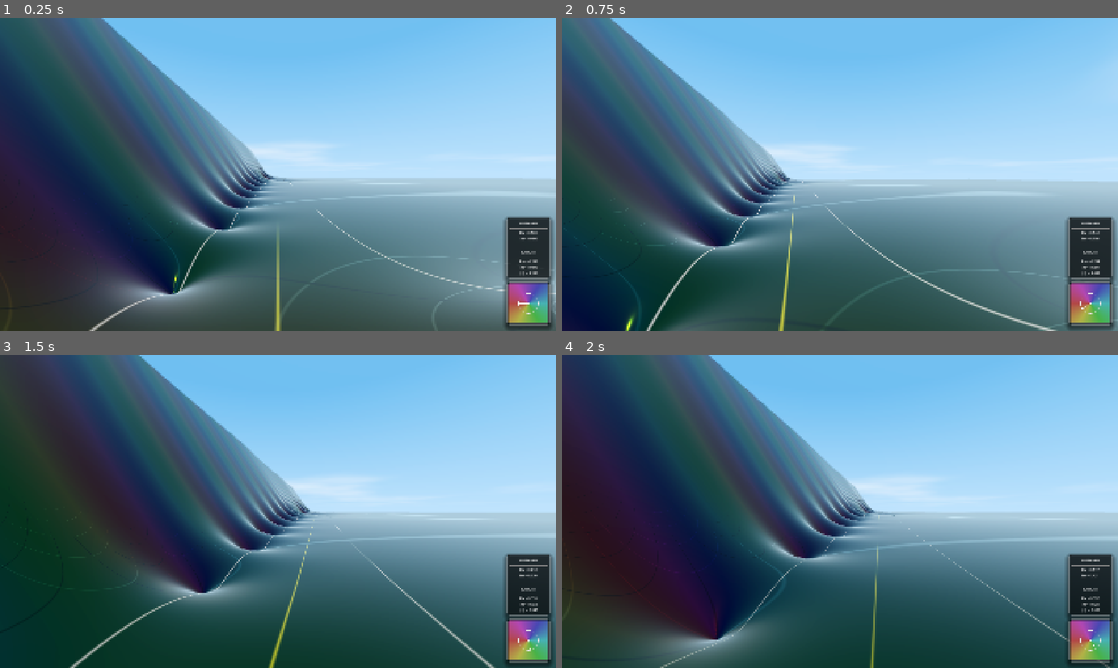
Above: before the commit, frames 1-4 (two rows, left to right).
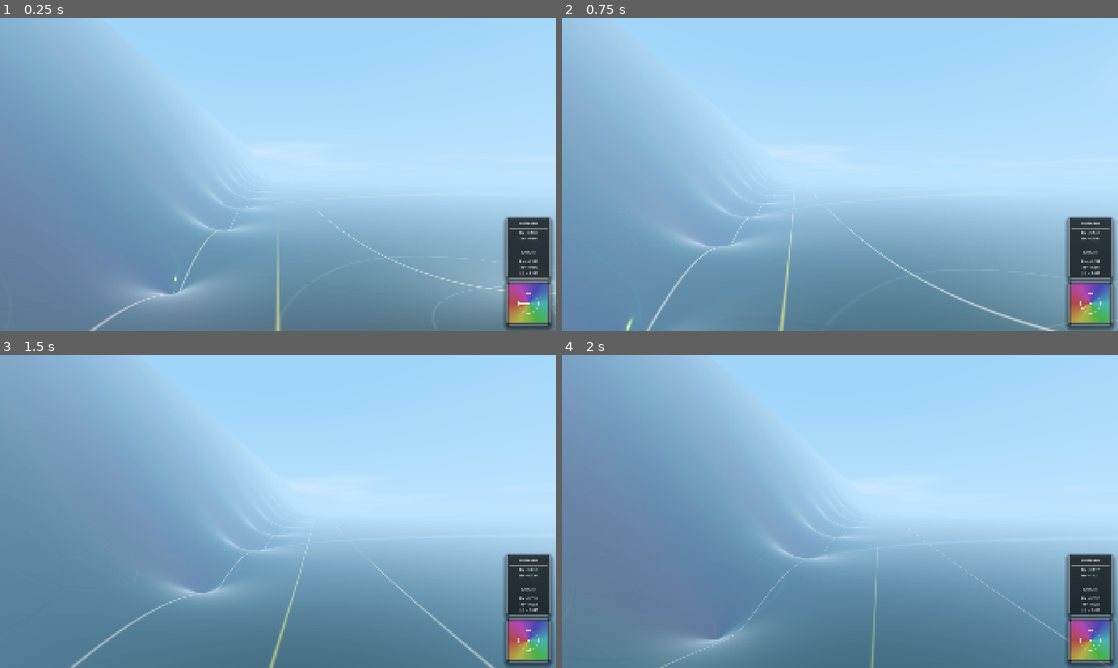
Above: after the commit, the same moments.

Repository: allanino/complex-functions-explorer
Game: Godot game, scene res://scenes/main.tscn
Same seed, same stepped clock (60 frames per second), same inputs: the game is played once before the commit and once after it.
Inputs (mouse positions are in pixels of both pictures, inside the frame that each line leads up to):
- Up to frame 1 (0.25 s): no input
- Up to frame 2 (0.75 s): tap Enter at 0.5 s; move the mouse to (867, 174) at 0.52 s; hold W (move_forward) from 0.53 s (still down); tap G at 0.6 s
- Up to frame 3 (1.5 s): keep holding W (move_forward); tap Space at 0.77 s; tap N at 0.8, 1.35 s; move the mouse to (250, 511) at 1.27 s
- Up to frame 4 (2 s): keep holding W (move_forward); tap Space at 1.52 s; tap G at 1.55 s

The runs differ from the first frame. In frame 1, 81% of the frame differs, in the area x 0-100%, y 0-100%; in frame 2, 79%; in frame 3, 83%; in frame 4, 83%.

Commit message:
Add volumetric fog with HUD controls
- Implemented Godot volumetric and standard fog in WorldManager.
- Added dynamic fog color lerping based on time of day (Day, Golden Hour, Night).
- Added "Fog Enabled", "Fog Density", and "Fog Distance" controls to the HUD ENVIRONMENT tab.
- Integrated fog parameters into Config with persistence to settings.cfg.
- Added tooltips for new fog controls.

Co-authored-by: allanino <5325241+allanino@users.noreply.github.com>

Diff:
--- a/scenes/hud.tscn
+++ b/scenes/hud.tscn
@@ -916,6 +916,71 @@
 text = "100%"
 horizontal_alignment = 2
 
+[node name="FogEnabledCheckbox" type="CheckBox" parent="Control/MenuOverlay/CenterContainer/MainPanel/MarginContainer/ContentVBox/TabContainer/ENVIRONMENT/Margin/VBox"]
+layout_mode = 2
+focus_mode = 0
+theme_override_colors/font_color = Color(0.8, 0.8, 0.8, 1)
+theme_override_constants/h_separation = 15
+theme_override_font_sizes/font_size = 18
+theme_override_styles/normal = SubResource("StyleBoxFlat_checkbox")
+theme_override_styles/hover = SubResource("StyleBoxFlat_checkbox_hover")
+theme_override_styles/pressed = SubResource("StyleBoxFlat_checkbox")
+theme_override_styles/hover_pressed = SubResource("StyleBoxFlat_checkbox_hover")
+theme_override_styles/focus = SubResource("StyleBoxFlat_checkbox")
+text = "Fog Enabled"
+
+[node name="FogDensityContainer" type="HBoxContainer" parent="Control/MenuOverlay/CenterContainer/MainPanel/MarginContainer/ContentVBox/TabContainer/ENVIRONMENT/Margin/VBox"]
+layout_mode = 2
+
+[node name="Label" type="Label" parent="Control/MenuOverlay/CenterContainer/MainPanel/MarginContainer/ContentVBox/TabContainer/ENVIRONMENT/Margin/VBox/FogDensityContainer"]
+custom_minimum_size = Vector2(160, 0)
+layout_mode = 2
+theme_override_colors/font_color = Color(0.8, 0.8, 0.8, 1)
+theme_override_font_sizes/font_size = 18
+text = "Fog Density"
+
+[node name="FogDensitySlider" type="HSlider" parent="Control/MenuOverlay/CenterContainer/MainPanel/MarginContainer/ContentVBox/TabContainer/ENVIRONMENT/Margin/VBox/FogDensityContainer"]
+custom_minimum_size = Vector2(100, 20)
+layout_mode = 2
+size_flags_horizontal = 3
+size_flags_vertical = 4
+max_value = 100.0
+value = 2.0
+
+[node name="FogDensityValue" type="Label" parent="Control/MenuOverlay/CenterContainer/MainPanel/MarginContainer/ContentVBox/TabContainer/ENVIRONMENT/Margin/VBox/FogDensityContainer"]
+custom_minimum_size = Vector2(50, 0)
+layout_mode = 2
+theme_override_colors/font_color = Color(0.8, 0.8, 0.8, 1)
+theme_override_font_sizes/font_size = 18
+text = "0.02"
+horizontal_alignment = 2
+
+[node name="FogDistanceContainer" type="HBoxContainer" parent="Control/MenuOverlay/CenterContainer/MainPanel/MarginContainer/ContentVBox/TabContainer/ENVIRONMENT/Margin/VBox"]
+layout_mode = 2
+
+[node name="Label" type="Label" parent="Control/MenuOverlay/CenterContainer/MainPanel/MarginContainer/ContentVBox/TabContainer/ENVIRONMENT/Margin/VBox/FogDistanceContainer"]
+custom_minimum_size = Vector2(160, 0)
+layout_mode = 2
+theme_override_colors/font_color = Color(0.8, 0.8, 0.8, 1)
+theme_override_font_sizes/font_size = 18
+text = "Fog Distance"
+
+[node name="FogDistanceSlider" type="HSlider" parent="Control/MenuOverlay/CenterContainer/MainPanel/MarginContainer/ContentVBox/TabContainer/ENVIRONMENT/Margin/VBox/FogDistanceContainer"]
+custom_minimum_size = Vector2(100, 20)
+layout_mode = 2
+size_flags_horizontal = 3
+size_flags_vertical = 4
+max_value = 500.0
+value = 10.0
+
+[node name="FogDistanceValue" type="Label" parent="Control/MenuOverlay/CenterContainer/MainPanel/MarginContainer/ContentVBox/TabContainer/ENVIRONMENT/Margin/VBox/FogDistanceContainer"]
+custom_minimum_size = Vector2(50, 0)
+layout_mode = 2
+theme_override_colors/font_color = Color(0.8, 0.8, 0.8, 1)
+theme_override_font_sizes/font_size = 18
+text = "10"
+horizontal_alignment = 2
+
 [node name="TERRAIN" type="ScrollContainer" parent="Control/MenuOverlay/CenterContainer/MainPanel/MarginContainer/ContentVBox/TabContainer"]
 layout_mode = 2
 horizontal_scroll_mode = 0
--- a/scripts/config_manager.gd
+++ b/scripts/config_manager.gd
@@ -42,6 +42,9 @@
 var terrain_roughness: float = 0.1
 var morph_type: int = 0
 var morph_value: float = 1.0
+var fog_enabled: bool = true
+var fog_density: float = 0.02
+var fog_distance: float = 10.0
 
 # Player parameters
 var movement_speed: float = 10.0
@@ -111,6 +114,9 @@
 	config.set_value("rendering", "terrain_roughness", terrain_roughness)
 	config.set_value("rendering", "morph_type", morph_type)
 	config.set_value("rendering", "morph_value", morph_value)
+	config.set_value("rendering", "fog_enabled", fog_enabled)
+	config.set_value("rendering", "fog_density", fog_density)
+	config.set_value("rendering", "fog_distance", fog_distance)
 
 	config.set_value("player", "movement_speed", movement_speed)
 	config.set_value("player", "speed_near_zeros", speed_near_zeros)
@@ -175,6 +181,9 @@
 	terrain_roughness = config.get_value("rendering", "terrain_roughness", terrain_roughness)
 	morph_type = config.get_value("rendering", "morph_type", morph_type)
 	morph_value = config.get_value("rendering", "morph_value", morph_value)
+	fog_enabled = config.get_value("rendering", "fog_enabled", fog_enabled)
+	fog_density = config.get_value("rendering", "fog_density", fog_density)
+	fog_distance = config.get_value("rendering", "fog_distance", fog_distance)
 
 	movement_speed = config.get_value("player", "movement_speed", movement_speed)
 	speed_near_zeros = config.get_value("player", "speed_near_zeros", speed_near_zeros)
--- a/scripts/hud.gd
+++ b/scripts/hud.gd
@@ -76,6 +76,11 @@
 @onready var sky_luminosity_value = $Control/MenuOverlay/CenterContainer/MainPanel/MarginContainer/ContentVBox/TabContainer/ENVIRONMENT/Margin/VBox/SkyLuminosityContainer/SkyLuminosityValue
 @onready var sun_luminosity_slider = $Control/MenuOverlay/CenterContainer/MainPanel/MarginContainer/ContentVBox/TabContainer/ENVIRONMENT/Margin/VBox/SunLuminosityContainer/SunLuminositySlider
 @onready var sun_luminosity_value = $Control/MenuOverlay/CenterContainer/MainPanel/MarginContainer/ContentVBox/TabContainer/ENVIRONMENT/Margin/VBox/SunLuminosityContainer/SunLuminosityValue
+@onready var fog_enabled_checkbox = $Control/MenuOverlay/CenterContainer/MainPanel/MarginContainer/ContentVBox/TabContainer/ENVIRONMENT/Margin/VBox/FogEnabledCheckbox
+@onready var fog_density_slider = $Control/MenuOverlay/CenterContainer/MainPanel/MarginContainer/ContentVBox/TabContainer/ENVIRONMENT/Margin/VBox/FogDensityContainer/FogDensitySlider
+@onready var fog_density_value = $Control/MenuOverlay/CenterContainer/MainPanel/MarginContainer/ContentVBox/TabContainer/ENVIRONMENT/Margin/VBox/FogDensityContainer/FogDensityValue
+@onready var fog_distance_slider = $Control/MenuOverlay/CenterContainer/MainPanel/MarginContainer/ContentVBox/TabContainer/ENVIRONMENT/Margin/VBox/FogDistanceContainer/FogDistanceSlider
+@onready var fog_distance_value = $Control/MenuOverlay/CenterContainer/MainPanel/MarginContainer/ContentVBox/TabContainer/ENVIRONMENT/Margin/VBox/FogDistanceContainer/FogDistanceValue
 @onready var shadows_checkbox = $Control/MenuOverlay/CenterContainer/MainPanel/MarginContainer/ContentVBox/TabContainer/GRAPHICS/Margin/VBox/ShadowsCheckbox
 
 @onready var hud_complex_checkbox = $Control/MenuOverlay/CenterContainer/MainPanel/MarginContainer/ContentVBox/TabContainer/HUD/Margin/VBox/HudComplexCheckbox
@@ -154,6 +159,9 @@
 	"Sunrise Direction": "Adjust the angle from which the sun rises (180° is towards +σ).",
 	"Sky Luminosity": "Adjust the overall brightness of the sky and clouds.",
 	"Sun Luminosity": "Adjust the intensity of the sun and moon light.",
+	"Fog Enabled": "Enable or disable global volumetric fog effects.",
+	"Fog Density": "Adjust the thickness of the fog and aerial perspective.",
+	"Fog Distance": "Set the distance from the camera where fog begins to appear.",
 	"Shadows": "Enable real-time directional shadows for terrain features.",
 	"Complex plane": "Show the domain coloring map of the current position on the HUD.",
 	"Navigation": "Show coordinate and magnitude information on the HUD.",
@@ -194,6 +202,9 @@
 var _initial_environment_type: int
 var _initial_day_duration: float
 var _initial_static_time: float
+var _initial_fog_enabled: bool
+var _initial_fog_density: float
+var _initial_fog_distance: float
 
 func _ready():
 	hud_columns.offset_top = -1000
@@ -218,6 +229,9 @@
 	sunrise_slider.value_changed.connect(_on_sunrise_value_changed)
 	sky_luminosity_slider.value_changed.connect(_on_sky_luminosity_value_changed)
 	sun_luminosity_slider.value_changed.connect(_on_sun_luminosity_value_changed)
+	fog_enabled_checkbox.toggled.connect(_on_fog_enabled_toggled)
+	fog_density_slider.value_changed.connect(_on_fog_density_value_changed)
+	fog_distance_slider.value_changed.connect(_on_fog_distance_value_changed)
 	hud_scale_slider.value_changed.connect(_on_hud_scale_value_changed)
 	iter_slider.value_changed.connect(_on_iterations_value_changed)
 
@@ -384,6 +398,9 @@
 		_initial_environment_type = Config.environment_type
 		_initial_day_duration = Config.day_duration
 		_initial_static_time = Config.static_time
+		_initial_fog_enabled = Config.fog_enabled
+		_initial_fog_density = Config.fog_density
+		_initial_fog_distance = Config.fog_distance
 
 		freeze_time_checkbox.button_pressed = (Config.environment_type != 0)
 
@@ -424,6 +441,11 @@
 		_on_sky_luminosity_value_changed(sky_luminosity_slider.value)
 		sun_luminosity_slider.value = Config.sun_luminosity * 100.0
 		_on_sun_luminosity_value_changed(sun_luminosity_slider.value)
+		fog_enabled_checkbox.button_pressed = Config.fog_enabled
+		fog_density_slider.value = Config.fog_density * 100.0
+		_on_fog_density_value_changed(fog_density_slider.value)
+		fog_distance_slider.value = Config.fog_distance
+		_on_fog_distance_value_changed(fog_distance_slider.value)
 		shadows_checkbox.button_pressed = Config.shadows_enabled
 		hud_complex_checkbox.button_pressed = Config.show_hud_complex
 		hud_navigation_checkbox.button_pressed = Config.show_hud_navigation
@@ -496,6 +518,9 @@
 			Config.environment_type = _initial_environment_type
 			Config.day_duration = _initial_day_duration
 			Config.static_time = _initial_static_time
+			Config.fog_enabled = _initial_fog_enabled
+			Config.fog_density = _initial_fog_density
+			Config.fog_distance = _initial_fog_distance
 
 func _on_func_selected(index):
 	var is_zeta_variant = (index >= 0 and index <= 3)
@@ -585,6 +610,17 @@
 func _on_sun_luminosity_value_changed(value):
 	Config.sun_luminosity = value / 100.0
 	sun_luminosity_value.text = str(int(value)) + "%"
+
+func _on_fog_enabled_toggled(pressed: bool):
+	Config.fog_enabled = pressed
+
+func _on_fog_density_value_changed(value):
+	Config.fog_density = value / 100.0
+	fog_density_value.text = "%.2f" % Config.fog_density
+
+func _on_fog_distance_value_changed(value):
+	Config.fog_distance = value
+	fog_distance_value.text = str(int(value))
 
 func _on_hud_scale_value_changed(value):
 	hud_scale_value.text = str(int(value)) + "%"
@@ -742,6 +778,9 @@
 	Config.view_distance = int(view_distance_slider.value)
 	Config.day_duration = day_duration_slider.value
 	Config.static_time = static_time_slider.value
+	Config.fog_enabled = fog_enabled_checkbox.button_pressed
+	Config.fog_density = fog_density_slider.value / 100.0
+	Config.fog_distance = fog_distance_slider.value
 	Config.hud_scale = hud_scale_slider.value / 100.0
 	Config.function_type = func_button.selected
 	Config.height_type = height_button.selected
--- a/scripts/world_manager.gd
+++ b/scripts/world_manager.gd
@@ -153,6 +153,20 @@
 			sky_mat.set_shader_parameter("golden_hour_factor", _golden_hour_transition)
 			sky_mat.set_shader_parameter("night_factor", night_factor)
 			sky_mat.set_shader_parameter("sky_luminosity", Config.sky_luminosity)
+
+		var env = world_environment.environment
+		env.fog_enabled = Config.fog_enabled
+		env.volumetric_fog_enabled = Config.fog_enabled
+
+		var fog_color = lerp(Color(0.6, 0.8, 1.0), Color(1.0, 0.4, 0.1), _golden_hour_transition)
+		fog_color = lerp(fog_color, Color(0.01, 0.02, 0.05), night_factor)
+
+		env.fog_light_color = fog_color
+		env.volumetric_fog_albedo = fog_color
+		env.fog_density = Config.fog_density
+		env.volumetric_fog_density = Config.fog_density
+		env.fog_depth_begin = Config.fog_distance
+		env.fog_aerial_perspective = 0.5
 
 	# Only update branch time on branch functions
 	if Config.function_type >= 14 and Config.function_type <= 17:
@@ -193,7 +207,10 @@
 		"morph_type": Config.morph_type,
 		"morph_value": Config.morph_value,
 		"sky_luminosity": Config.sky_luminosity,
-		"sun_luminosity": Config.sun_luminosity
+		"sun_luminosity": Config.sun_luminosity,
+		"fog_enabled": Config.fog_enabled,
+		"fog_density": Config.fog_density,
+		"fog_distance": Config.fog_distance
 	}
 
 	var state_changed = current_field_state != _last_field_state
